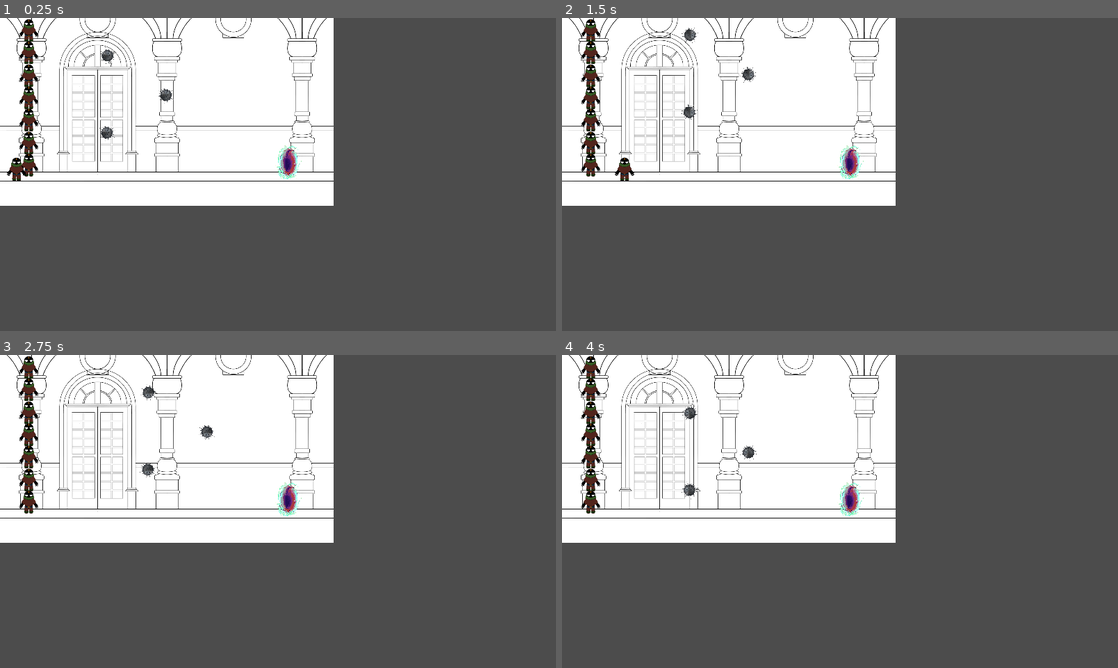
Above: before the commit, frames 1-4 (two rows, left to right).
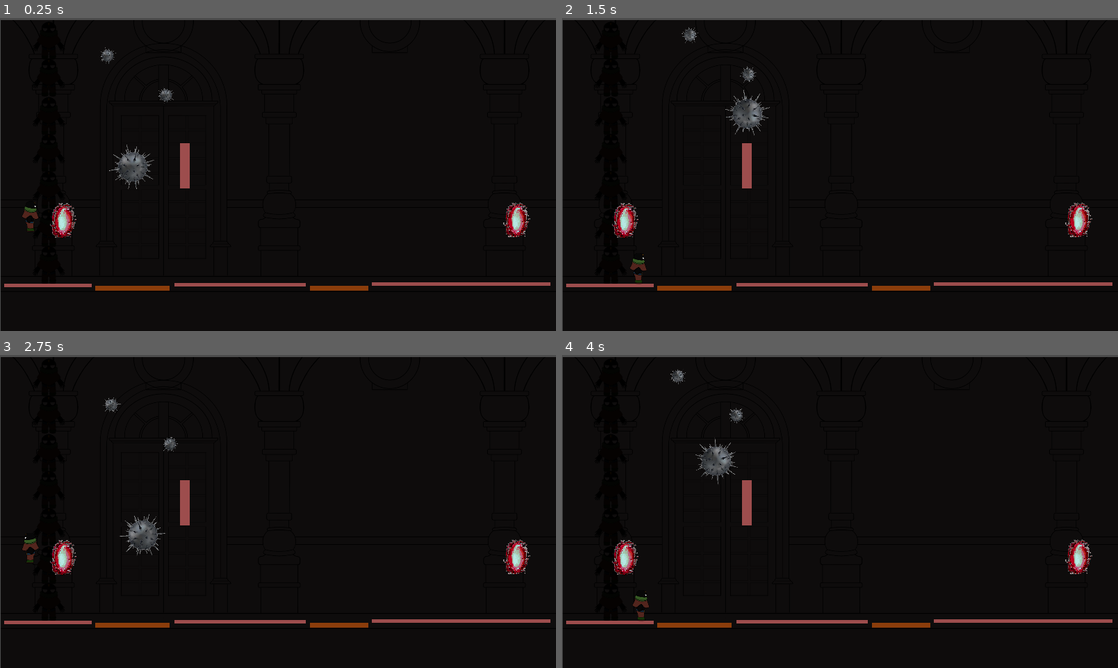
Above: after the commit, the same moments.

Repository: alaniv/GGJ2023TimelessMansion
Game: Godot game, scene res://Prototype/Levels/Level2.tscn
Same seed, same stepped clock (60 frames per second), same inputs: the game is played once before the commit and once after it. The project has no main scene, so this scene is started directly.
Inputs:
- Up to frame 1 (0.25 s): no input
- Up to frame 2 (1.5 s): tap Enter (ui_accept) at 0.5, 0.77 s; hold Right (ui_right) from 0.53 s (still down)
- Up to frame 3 (2.75 s): tap Enter (ui_accept) at 1.52 s; release Right (ui_right) at 2.03 s; hold Left (ui_left) from 2.03 s (still down)
- Up to frame 4 (4 s): release Left (ui_left) at 2.78 s; hold Right (ui_right) from 2.78 s (still down); tap Enter (ui_accept) at 3.02, 3.77 s

The runs differ from the first frame. In frame 1, 99% of the frame differs, in the area x 0-100%, y 0-100%; in frame 2, 99%; in frame 3, 99%; in frame 4, 99%.
Error before the commit: Assertion failed.

Commit message:
Animations added

Diff:
--- a/Prototype/FedeCharacter/MainCharacter.tscn
+++ b/Prototype/FedeCharacter/MainCharacter.tscn
@@ -1,10 +1,27 @@
-[gd_scene load_steps=9 format=2]
+[gd_scene load_steps=10 format=2]
 
-[ext_resource path="res://Prototype/FedeCharacter/Character-placeholder.png" type="Texture" id=1]
+[ext_resource path="res://Prototype/Levels/Resources/Character_anims.png" type="Texture" id=1]
 [ext_resource path="res://Prototype/Character/MainCharacter.gd" type="Script" id=2]
 
 [sub_resource type="RectangleShape2D" id=1]
 extents = Vector2( 30, 46.5 )
+
+[sub_resource type="Animation" id=7]
+resource_name = "Idle"
+length = 0.7
+loop = true
+tracks/0/type = "value"
+tracks/0/path = NodePath("Sprite:frame")
+tracks/0/interp = 1
+tracks/0/loop_wrap = true
+tracks/0/imported = false
+tracks/0/enabled = true
+tracks/0/keys = {
+"times": PoolRealArray( -0.1, -0.0975, 0, 0.1, 0.2, 0.3 ),
+"transitions": PoolRealArray( 1, 1, 0.965937, 1, 1, 1 ),
+"update": 1,
+"values": [ 37, 37, 33, 34, 35, 36 ]
+}
 
 [sub_resource type="Animation" id=2]
 length = 0.001
@@ -47,6 +64,7 @@
 
 [node name="AnimationPlayer" type="AnimationPlayer" parent="."]
 autoplay = "idle"
+anims/Idle = SubResource( 7 )
 anims/RESET = SubResource( 2 )
 anims/idle = SubResource( 4 )
 anims/walk = SubResource( 3 )
@@ -62,3 +80,6 @@
 
 [node name="Sprite" type="Sprite" parent="."]
 texture = ExtResource( 1 )
+hframes = 8
+vframes = 5
+frame = 34
--- a/Prototype/Levels/Level2.tscn
+++ b/Prototype/Levels/Level2.tscn
@@ -1,23 +1,65 @@
-[gd_scene load_steps=13 format=2]
-
-[ext_resource path="res://Prototype/Levels/Resources/Backgrounds/Background_alt_2.png" type="Texture" id=1]
+[gd_scene load_steps=24 format=2]
+
 [ext_resource path="res://Prototype/Levels/Resources/Backgrounds/Background_alt_3.png" type="Texture" id=2]
 [ext_resource path="res://Prototype/FedeCharacter/MainCharacter.tscn" type="PackedScene" id=3]
-[ext_resource path="res://Prototype/Levels/Resources/Backgrounds/Background_alt.png" type="Texture" id=4]
 [ext_resource path="res://Prototype/Levels/Resources/Backgrounds/fondo y personaje.png" type="Texture" id=5]
 [ext_resource path="res://Prototype/ErasManagement/ErasManager/ErasManager.tscn" type="PackedScene" id=6]
 [ext_resource path="res://Prototype/ErasManagement/Portal/Portal.tscn" type="PackedScene" id=7]
 [ext_resource path="res://Prototype/Levels/LevelObjects/DamagingObjects/SpikeFloor.tscn" type="PackedScene" id=8]
 [ext_resource path="res://Prototype/Levels/LevelObjects/DamagingObjects/SpikeBall.tscn" type="PackedScene" id=9]
+[ext_resource path="res://Prototype/Levels/Resources/onePixel.png" type="Texture" id=10]
+[ext_resource path="res://Prototype/SeedManagement/SeedableZone.tscn" type="PackedScene" id=11]
+[ext_resource path="res://Prototype/SeedManagement/vines.jpg" type="Texture" id=12]
+[ext_resource path="res://Prototype/Levels/Resources/seed.png" type="Texture" id=13]
+[ext_resource path="res://Prototype/SeedManagement/soil.jpg" type="Texture" id=14]
+[ext_resource path="res://Prototype/ErasManagement/EraCommonDynamic.gd" type="Script" id=15]
+[ext_resource path="res://Prototype/SeedManagement/ClimbableArea.gd" type="Script" id=16]
+
+[sub_resource type="GDScript" id=9]
+script/source = "extends Node2D
+
+onready var dict : Dictionary = $\"..\".status_dict
+
+func _process(_delta):
+	var allow_interaction = dict.has(\"seed_planted\") and dict[\"seed_planted\"]
+	$SpriteEnredadera.visible = allow_interaction
+	$ClimbableArea.monitoring = allow_interaction
+"
+
+[sub_resource type="RectangleShape2D" id=10]
+extents = Vector2( 10, 71 )
+
+[sub_resource type="GDScript" id=7]
+script/source = "extends Node2D
+
+
+onready var dict : Dictionary = $\"..\".status_dict
+
+func _ready():
+	$SpriteSemilla.visible = false
+
+func _on_SeedableZone_seed_planted():
+	dict[\"seed_planted\"] = true
+	$SpriteSemilla.visible = true
+"
+
+[sub_resource type="RectangleShape2D" id=8]
+extents = Vector2( 10, 78.5 )
+
+[sub_resource type="RectangleShape2D" id=4]
+extents = Vector2( 151.344, 10 )
 
 [sub_resource type="RectangleShape2D" id=1]
-extents = Vector2( 115.688, 10 )
-
-[sub_resource type="RectangleShape2D" id=2]
-extents = Vector2( 160, 14 )
+extents = Vector2( 225.922, 11 )
+
+[sub_resource type="RectangleShape2D" id=5]
+extents = Vector2( 312.5, 14 )
+
+[sub_resource type="RectangleShape2D" id=6]
+extents = Vector2( 125, 11 )
 
 [sub_resource type="RectangleShape2D" id=3]
-extents = Vector2( 90, 11 )
+extents = Vector2( 102, 11 )
 
 [node name="TestLevelPortales" type="Node2D"]
 
@@ -27,28 +69,36 @@
 
 [node name="Era_0" type="Node2D" parent="Eras"]
 
-[node name="Background" type="Sprite" parent="Eras/Era_0"]
-scale = Vector2( 0.6, 0.6 )
+[node name="FondoYPersonaje" type="Sprite" parent="Eras/Era_0"]
+modulate = Color( 0.054902, 0.0470588, 0.0470588, 1 )
+position = Vector2( 963, 546 )
 texture = ExtResource( 5 )
-centered = false
-__meta__ = {
-"_edit_lock_": true
-}
-
-[node name="Portal" parent="Eras/Era_0" instance=ExtResource( 7 )]
-position = Vector2( 994, 495 )
-destination_era = 1
+__meta__ = {
+"_edit_lock_": true
+}
+
+[node name="PortalAEra3" parent="Eras/Era_0" instance=ExtResource( 7 )]
+position = Vector2( 216, 697 )
+destination_era = 2
 destination_position = Vector2( 356, 501 )
 
+[node name="PortalAEra2" parent="Eras/Era_0" instance=ExtResource( 7 )]
+position = Vector2( 1782, 695 )
+destination_era = 2
+destination_position = Vector2( 356, 501 )
+
+[node name="SpikeBall" parent="Eras/Era_0" instance=ExtResource( 9 )]
+position = Vector2( 641, 513 )
+scale = Vector2( 2.58744, 2.58744 )
+
+[node name="SpikeBall2" parent="Eras/Era_0" instance=ExtResource( 9 )]
+position = Vector2( 442, 130 )
+
+[node name="SpikeBall3" parent="Eras/Era_0" instance=ExtResource( 9 )]
+position = Vector2( 644, 266 )
+
 [node name="Era_1" type="Node2D" parent="Eras"]
-
-[node name="Background" type="Sprite" parent="Eras/Era_1"]
-scale = Vector2( 0.6, 0.6 )
-texture = ExtResource( 4 )
-centered = false
-__meta__ = {
-"_edit_lock_": true
-}
+visible = false
 
 [node name="Portal2" parent="Eras/Era_1" instance=ExtResource( 7 )]
 position = Vector2( 271, 493 )
@@ -60,21 +110,24 @@
 destination_era = 2
 
 [node name="Era_2" type="Node2D" parent="Eras"]
-
-[node name="Background" type="Sprite" parent="Eras/Era_2"]
-scale = Vector2( 0.6, 0.6 )
-texture = ExtResource( 1 )
-centered = false
-__meta__ = {
-"_edit_lock_": true
-}
+visible = false
+
+[node name="FondoYPersonaje" type="Sprite" parent="Eras/Era_2"]
+modulate = Color( 0.0901961, 0.192157, 0.733333, 1 )
+position = Vector2( 960, 543 )
+texture = ExtResource( 5 )
 
 [node name="Portal3" parent="Eras/Era_2" instance=ExtResource( 7 )]
-position = Vector2( 884, 500 )
+position = Vector2( 193, 703 )
 origin_era = 2
-destination_era = 3
+
+[node name="Portal4" parent="Eras/Era_2" instance=ExtResource( 7 )]
+position = Vector2( 1720, 701 )
+origin_era = 2
+destination_era = 1
 
 [node name="Era_3" type="Node2D" parent="Eras"]
+visible = false
 
 [node name="Background" type="Sprite" parent="Eras/Era_3"]
 scale = Vector2( 0.6, 0.6 )
@@ -91,46 +144,131 @@
 
 [node name="ErasCommonDynamics" type="Node2D" parent="." groups=["ErasCommonDynamics"]]
 
+[node name="SeedableZoneVines" type="Node2D" parent="ErasCommonDynamics"]
+script = ExtResource( 15 )
+
+[node name="Era_0" type="Node2D" parent="ErasCommonDynamics/SeedableZoneVines"]
+script = SubResource( 9 )
+
+[node name="ClimbableArea" type="Area2D" parent="ErasCommonDynamics/SeedableZoneVines/Era_0"]
+collision_layer = 256
+collision_mask = 256
+script = ExtResource( 16 )
+
+[node name="CollisionShape2D" type="CollisionShape2D" parent="ErasCommonDynamics/SeedableZoneVines/Era_0/ClimbableArea"]
+position = Vector2( 632, 589 )
+shape = SubResource( 10 )
+
+[node name="SpriteEnredadera" type="Sprite" parent="ErasCommonDynamics/SeedableZoneVines/Era_0"]
+position = Vector2( 635, 597 )
+scale = Vector2( 0.255556, 1.57317 )
+texture = ExtResource( 12 )
+
+[node name="Era_1" type="Node2D" parent="ErasCommonDynamics/SeedableZoneVines"]
+script = SubResource( 7 )
+
+[node name="SpriteSemilla" type="Sprite" parent="ErasCommonDynamics/SeedableZoneVines/Era_1"]
+position = Vector2( 635, 604 )
+rotation = 1.1781
+scale = Vector2( 0.0689634, 0.0802821 )
+texture = ExtResource( 13 )
+
+[node name="ClimbableArea2" type="Area2D" parent="ErasCommonDynamics/SeedableZoneVines/Era_1"]
+collision_layer = 256
+collision_mask = 256
+script = ExtResource( 16 )
+
+[node name="CollisionShape2D" type="CollisionShape2D" parent="ErasCommonDynamics/SeedableZoneVines/Era_1/ClimbableArea2"]
+position = Vector2( 632, 589 )
+shape = SubResource( 10 )
+
+[node name="Era_2" type="Node2D" parent="ErasCommonDynamics/SeedableZoneVines"]
+
+[node name="SeedableZone" parent="ErasCommonDynamics/SeedableZoneVines/Era_2" instance=ExtResource( 11 )]
+position = Vector2( 169, 444 )
+
+[node name="CollisionShape2D" type="CollisionShape2D" parent="ErasCommonDynamics/SeedableZoneVines/Era_2/SeedableZone"]
+position = Vector2( 466, 140 )
+shape = SubResource( 8 )
+
+[node name="SpriteTierra" type="Sprite" parent="ErasCommonDynamics/SeedableZoneVines/Era_2"]
+position = Vector2( 635, 586 )
+scale = Vector2( 0.344828, 2.76364 )
+texture = ExtResource( 14 )
+
+[node name="Era_3" type="Node2D" parent="ErasCommonDynamics/SeedableZoneVines"]
+
 [node name="ErasCommonStatics" type="Node2D" parent="."]
 
 [node name="Plataforma" type="StaticBody2D" parent="ErasCommonStatics"]
-position = Vector2( 294, 179 )
+position = Vector2( 294, 201 )
 __meta__ = {
 "_edit_lock_": true
 }
 
 [node name="CollisionShape2D" type="CollisionShape2D" parent="ErasCommonStatics/Plataforma" groups=["Area_0_CollisionShape"]]
-position = Vector2( -175, 392 )
+position = Vector2( -129, 725 )
+shape = SubResource( 4 )
+
+[node name="Sprite" type="Sprite" parent="ErasCommonStatics/Plataforma/CollisionShape2D"]
+position = Vector2( 0.874992, -4 )
+scale = Vector2( 302.25, 11.5 )
+texture = ExtResource( 10 )
+
+[node name="CollisionShape2D3" type="CollisionShape2D" parent="ErasCommonStatics/Plataforma" groups=["Area_0_CollisionShape"]]
+position = Vector2( 534.922, 727 )
 shape = SubResource( 1 )
 
-[node name="CollisionShape2D3" type="CollisionShape2D" parent="ErasCommonStatics/Plataforma" groups=["Area_0_CollisionShape"]]
-position = Vector2( 237.313, 391 )
-shape = SubResource( 1 )
+[node name="Sprite2" type="Sprite" parent="ErasCommonStatics/Plataforma/CollisionShape2D3"]
+position = Vector2( 0.0779672, -8 )
+scale = Vector2( 452, 11.5 )
+texture = ExtResource( 10 )
 
 [node name="CollisionShape2D2" type="CollisionShape2D" parent="ErasCommonStatics/Plataforma" groups=["Area_0_CollisionShape"]]
-position = Vector2( 695, 393 )
-shape = SubResource( 2 )
+position = Vector2( 1303, 724 )
+shape = SubResource( 5 )
+
+[node name="Sprite3" type="Sprite" parent="ErasCommonStatics/Plataforma/CollisionShape2D2"]
+position = Vector2( -4.49991, -7 )
+scale = Vector2( 617, 11.5 )
+texture = ExtResource( 10 )
 
 [node name="SpikeFloor" parent="ErasCommonStatics" instance=ExtResource( 8 )]
-position = Vector2( 490, 600 )
+position = Vector2( 490, 624 )
+__meta__ = {
+"_edit_lock_": true
+}
 
 [node name="CollisionShape2D" type="CollisionShape2D" parent="ErasCommonStatics/SpikeFloor"]
-position = Vector2( -167, -29 )
+position = Vector2( -30, 315 )
+shape = SubResource( 6 )
+
+[node name="Sprite4" type="Sprite" parent="ErasCommonStatics/SpikeFloor/CollisionShape2D"]
+modulate = Color( 0.886275, 0.788235, 0.141176, 1 )
+position = Vector2( -3, -7 )
+scale = Vector2( 257.5, 16.7499 )
+texture = ExtResource( 10 )
+
+[node name="CollisionShape2D2" type="CollisionShape2D" parent="ErasCommonStatics/SpikeFloor"]
+position = Vector2( 675, 315 )
 shape = SubResource( 3 )
 
-[node name="CollisionShape2D2" type="CollisionShape2D" parent="ErasCommonStatics/SpikeFloor"]
-position = Vector2( 248, -29 )
-shape = SubResource( 3 )
-
-[node name="SpikeBall" parent="ErasCommonStatics" instance=ExtResource( 9 )]
-position = Vector2( 440, 396 )
-
-[node name="SpikeBall2" parent="ErasCommonStatics" instance=ExtResource( 9 )]
-position = Vector2( 442, 130 )
-
-[node name="SpikeBall3" parent="ErasCommonStatics" instance=ExtResource( 9 )]
-position = Vector2( 644, 266 )
+[node name="Sprite5" type="Sprite" parent="ErasCommonStatics/SpikeFloor/CollisionShape2D2"]
+modulate = Color( 0.886275, 0.788235, 0.141176, 1 )
+position = Vector2( 5.62498, -6 )
+scale = Vector2( 202.75, 16.7499 )
+texture = ExtResource( 10 )
 
 [node name="PJ" parent="ErasCommonStatics" instance=ExtResource( 3 )]
-position = Vector2( 57, 517 )
-scale = Vector2( 0.731628, 0.760002 )
+position = Vector2( 113, 656 )
+
+[node name="OnePixel" type="Sprite" parent="ErasCommonStatics"]
+position = Vector2( 639, 509 )
+scale = Vector2( -33.0724, 156.016 )
+texture = ExtResource( 10 )
+
+[connection signal="body_shape_entered" from="ErasCommonDynamics/SeedableZoneVines/Era_0/ClimbableArea" to="ErasCommonDynamics/SeedableZoneVines/Era_0/ClimbableArea" method="_on_ClimbableArea_body_shape_entered"]
+[connection signal="body_shape_exited" from="ErasCommonDynamics/SeedableZoneVines/Era_0/ClimbableArea" to="ErasCommonDynamics/SeedableZoneVines/Era_0/ClimbableArea" method="_on_ClimbableArea_body_shape_exited"]
+[connection signal="body_shape_entered" from="ErasCommonDynamics/SeedableZoneVines/Era_1/ClimbableArea2" to="ErasCommonDynamics/SeedableZoneVines/Era_1/ClimbableArea2" method="_on_ClimbableArea_body_shape_entered"]
+[connection signal="body_shape_exited" from="ErasCommonDynamics/SeedableZoneVines/Era_1/ClimbableArea2" to="ErasCommonDynamics/SeedableZoneVines/Era_1/ClimbableArea2" method="_on_ClimbableArea_body_shape_exited"]
+[connection signal="seed_planted" from="ErasCommonDynamics/SeedableZoneVines/Era_2/SeedableZone" to="ErasCommonDynamics/SeedableZoneVines/Era_1" method="_on_SeedableZone_seed_planted"]
Binary file added: Prototype/Levels/Resources/Character_anims.png
Not shown, added: Prototype/Levels/Resources/Character_anims.png.import
Binary file added: Prototype/Levels/Resources/onePixel.png
Not shown, added: Prototype/Levels/Resources/onePixel.png.import
